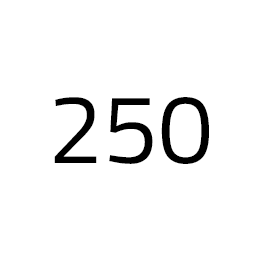
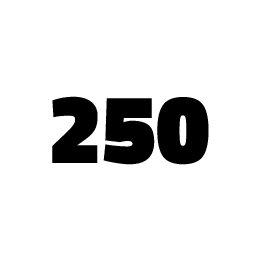
Layer changes from the first 256px x 256px image to the second:
painted on "250" over [52, 96, 209, 165]
hid "Rounded Rectangle 1 copy" over [52, 96, 209, 165]
